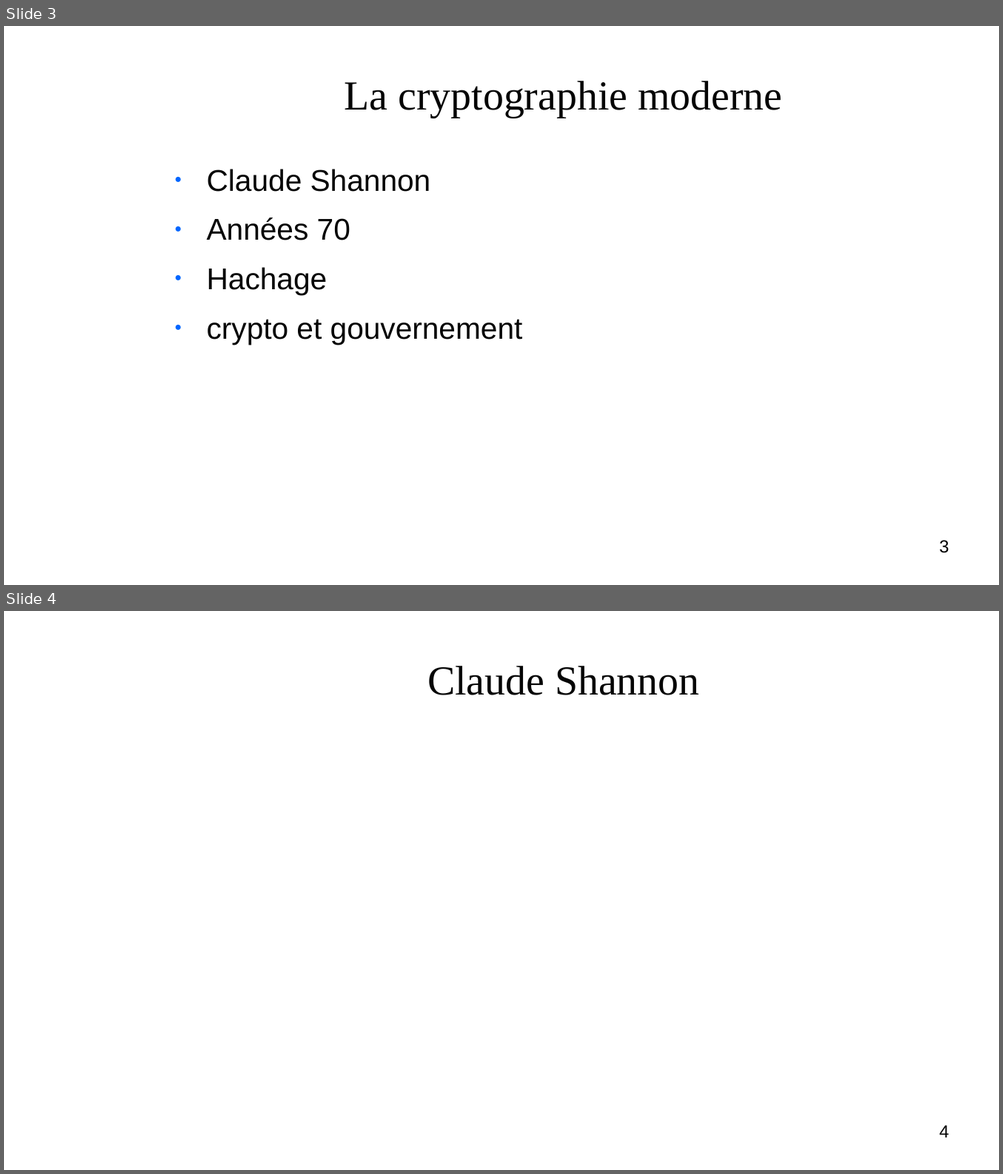
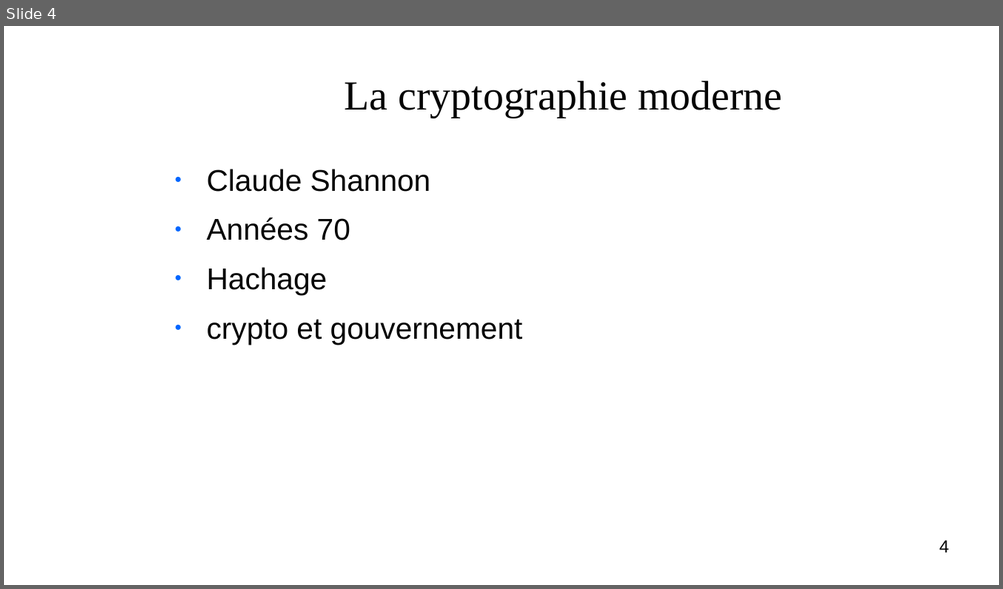
Before and after one commit to vinhphuctr/ASPE, a slide deck: communication/crypto.odp. Shown one above the other, each under a label of ours: slides 3 and 4 before the commit, slide 4 after it. The pictures are 1003x1174 and 1003x589 pixels, drawn with LibreOffice and Linux fonts; fonts in the diff are those of the drawing; background and template pictures are left out. Boxes give left, top, right and bottom in pixels: in the first picture for what was removed or moved away, otherwise in the second. Text is boxed around its words. In the diff, an @@ line names an element or a change of style, - is before the commit and + after.

```diff
--- a/communication/crypto.odp
+++ b/communication/crypto.odp
@@ slide 4 removed at (4,611,999,1170), background picture (left out) @@
@@ title removed at (427,666,699,695) @@
-Claude Shannon
@@ page number removed at (939,1125,948,1138) @@
-4
@@ what was slide 3 is now slide 4 @@
@@ page number at (939,540,948,553): text changed @@
-3
+4
```
Also in this commit, not shown: 2 slides changed, 3 slides added, 1 other slide removed, 1 other file.
